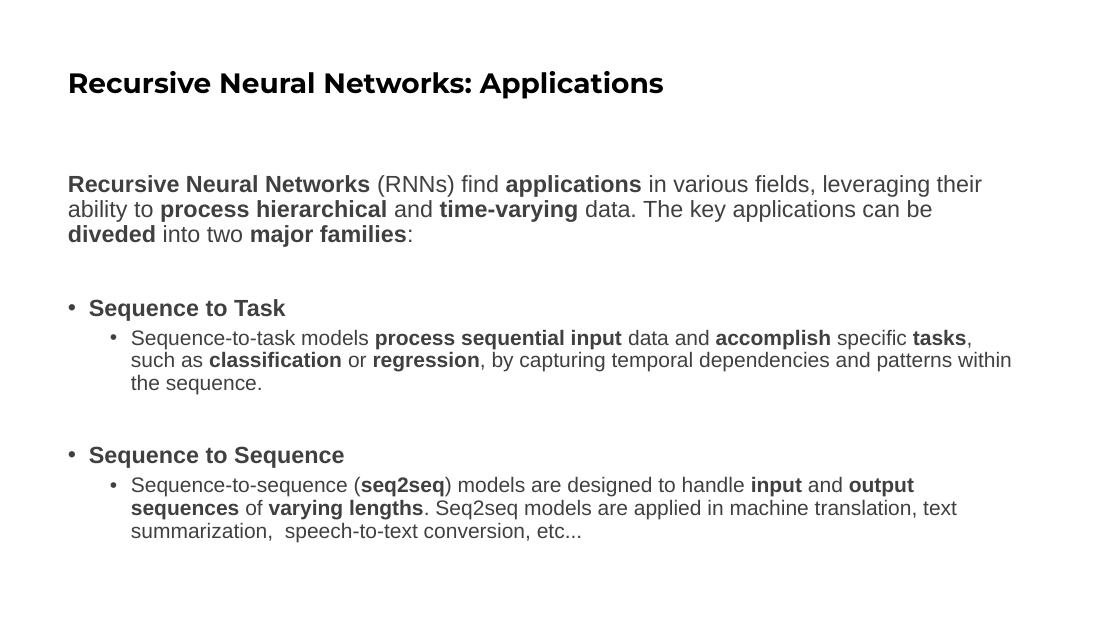
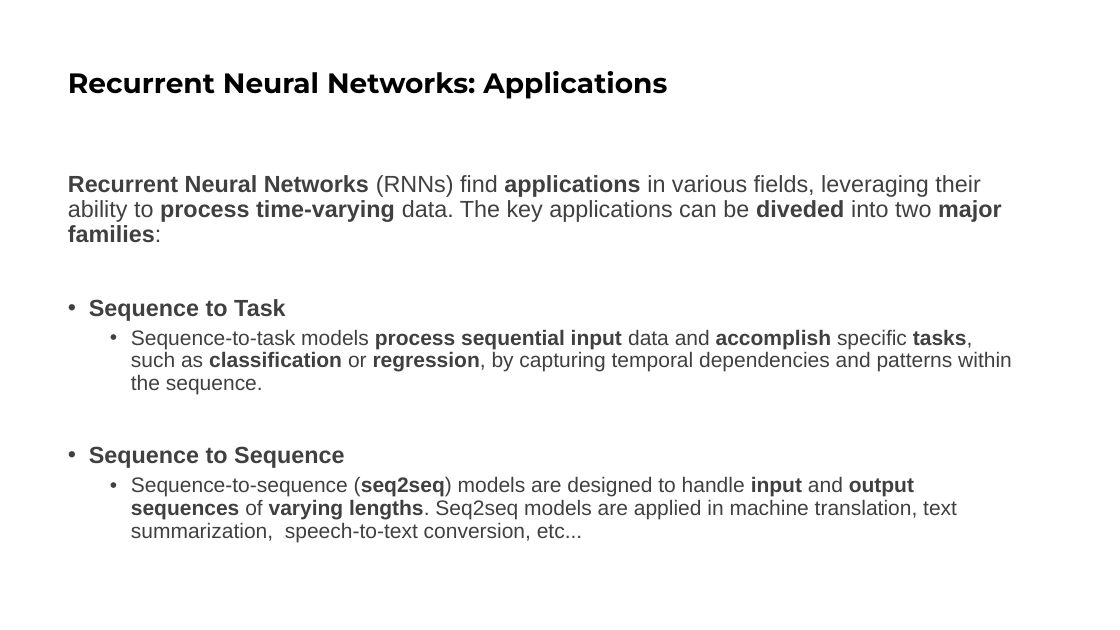
Before and after one commit to galatolofederico/cidl2324, a slide deck: slide 4 of Lecture 4/rnn.pptx. Drawn at 1120x630 pixels with LibreOffice and Linux fonts; fonts in the diff are those of the drawing. Boxes give left, top, right and bottom in pixels: in the first picture for what was removed or moved away, otherwise in the second. Text is boxed around its words. In the diff, an @@ line names an element or a change of style, - is before the commit and + after.

```diff
--- a/Lecture 4/rnn.pptx
+++ b/Lecture 4/rnn.pptx
@@ title at (x1=68, y1=71, x2=667, y2=99): text changed @@
-Recursive Neural Networks: Applications
+Recurrent Neural Networks: Applications
@@ text at (x1=68, y1=175, x2=1002, y2=242): text changed @@
-Recursive Neural Networks (RNNs) find applications in various fields, leveraging their ability to process hierarchical and time-varying data. The key applications can be diveded into two major families:
+Recurrent Neural Networks (RNNs) find applications in various fields, leveraging their ability to process time-varying data. The key applications can be diveded into two major families:
```
Also in this commit, not shown: 5 other slides changed, 1 other file.
